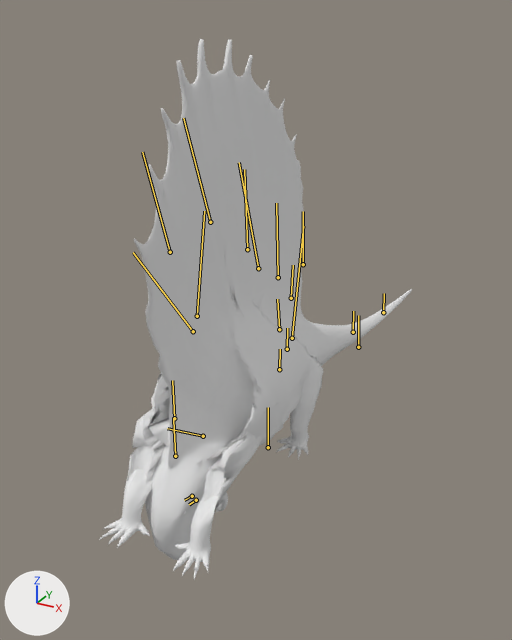
A saved change to the glTF model bichos/modelos/dimetrodonte.glb.
One viewpoint serves both versions: a 50 mm camera at (1.42, -2.94, 1.97) aimed at (-0.18, -0.02, 0.51). Arrows for +X, +Y and +Z are at lower left; the lights stay in place. The picture after the commit comes second. Both versions are drawn at frame 50 of the action 'comer'; the numbers are the values there. The bones that change, and the others that lie on the model, are drawn over the model as lines.

Objects in the first picture: 'dimetrodonte_malha_0', 'dimetrodonte_malha_1'.
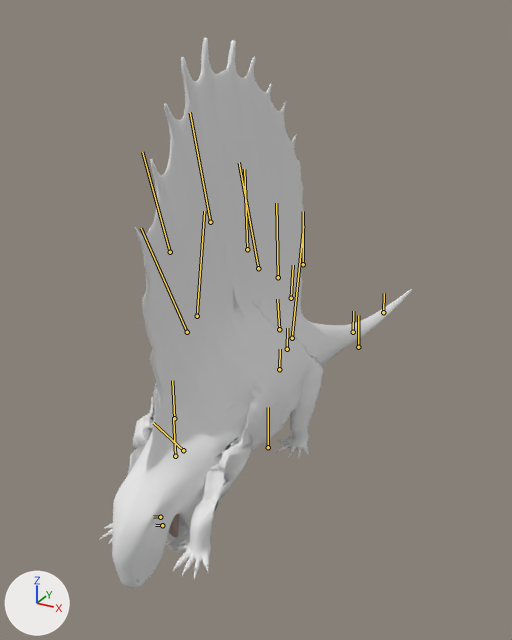
The change, as a diff of the scene's bpy script:
```diff
--- a/bichos/modelos/dimetrodonte.glb.py
+++ b/bichos/modelos/dimetrodonte.glb.py
@@ bone_pescoco_1 @@
 bone_pescoco_1 = bpy.data.objects['dimetrodonte'].pose.bones['pescoco_1']  # child of 'coluna_3'
-bone_pescoco_1.rotation_quaternion = (0.989, 0.149, -0.018, -0.003)  # degrees (17, -2, -1)
+bone_pescoco_1.rotation_quaternion = (0.995, 0.1, -0.018, -0.002)  # degrees (11, -2, 0)
@@ bone_pescoco_2 @@
 bone_pescoco_2 = bpy.data.objects['dimetrodonte'].pose.bones['pescoco_2']  # child of 'pescoco_1'
-bone_pescoco_2.rotation_quaternion = (0.989, 0.149, -0.018, -0.003)  # degrees (17, -2, -1)
+bone_pescoco_2.rotation_quaternion = (0.995, 0.1, -0.018, -0.002)  # degrees (11, -2, 0)
@@ bone_pescoco_3 @@
 bone_pescoco_3 = bpy.data.objects['dimetrodonte'].pose.bones['pescoco_3']  # child of 'pescoco_2'
-bone_pescoco_3.rotation_quaternion = (0.989, 0.149, -0.018, -0.003)  # degrees (17, -2, -1)
+bone_pescoco_3.rotation_quaternion = (0.995, 0.1, -0.018, -0.002)  # degrees (11, -2, 0)
@@ bone_cabeca @@
 bone_cabeca = bpy.data.objects['dimetrodonte'].pose.bones['cabeca']  # child of 'pescoco_3'
-bone_cabeca.rotation_quaternion = (0.98, 0.198, 0.0, 0.0)  # degrees (23, 0, 0)
+bone_cabeca.rotation_quaternion = (0.99, 0.139, 0.0, 0.0)  # degrees (16, 0, 0)
```

Pixel boxes [x1, y1, x2, y2] of what changed, in the pictures (512 x 640 px):
'dimetrodonte_malha_0', posed
    before: [99, 39, 412, 580]
    after: [99, 38, 412, 588]
'dimetrodonte_malha_1', posed (mostly hidden before)
    before: [184, 502, 222, 514]
    after: [150, 517, 187, 577]
bone 'pescoco_1', root to tip
    before: (210, 222) to (183, 118)
    after: (210, 222) to (190, 112)
bone 'pescoco_2', root to tip
    before: (193, 331) to (133, 252)
    after: (187, 332) to (141, 228)
bone 'pescoco_3', root to tip
    before: (203, 436) to (167, 428)
    after: (183, 450) to (153, 423)
bone 'cabeca', root to tip
    before: (192, 496) to (184, 500)
    after: (160, 517) to (153, 516)
